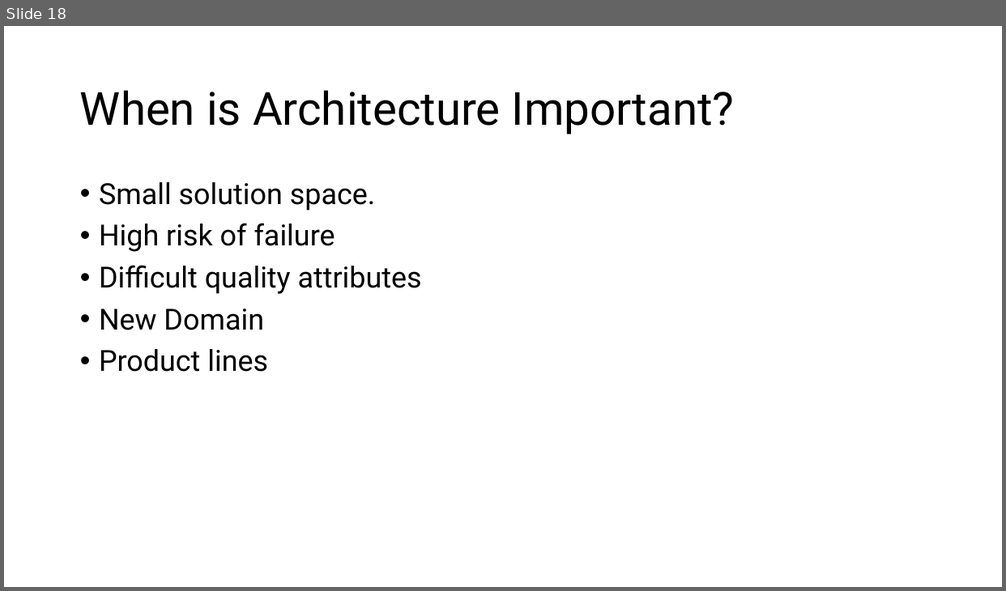
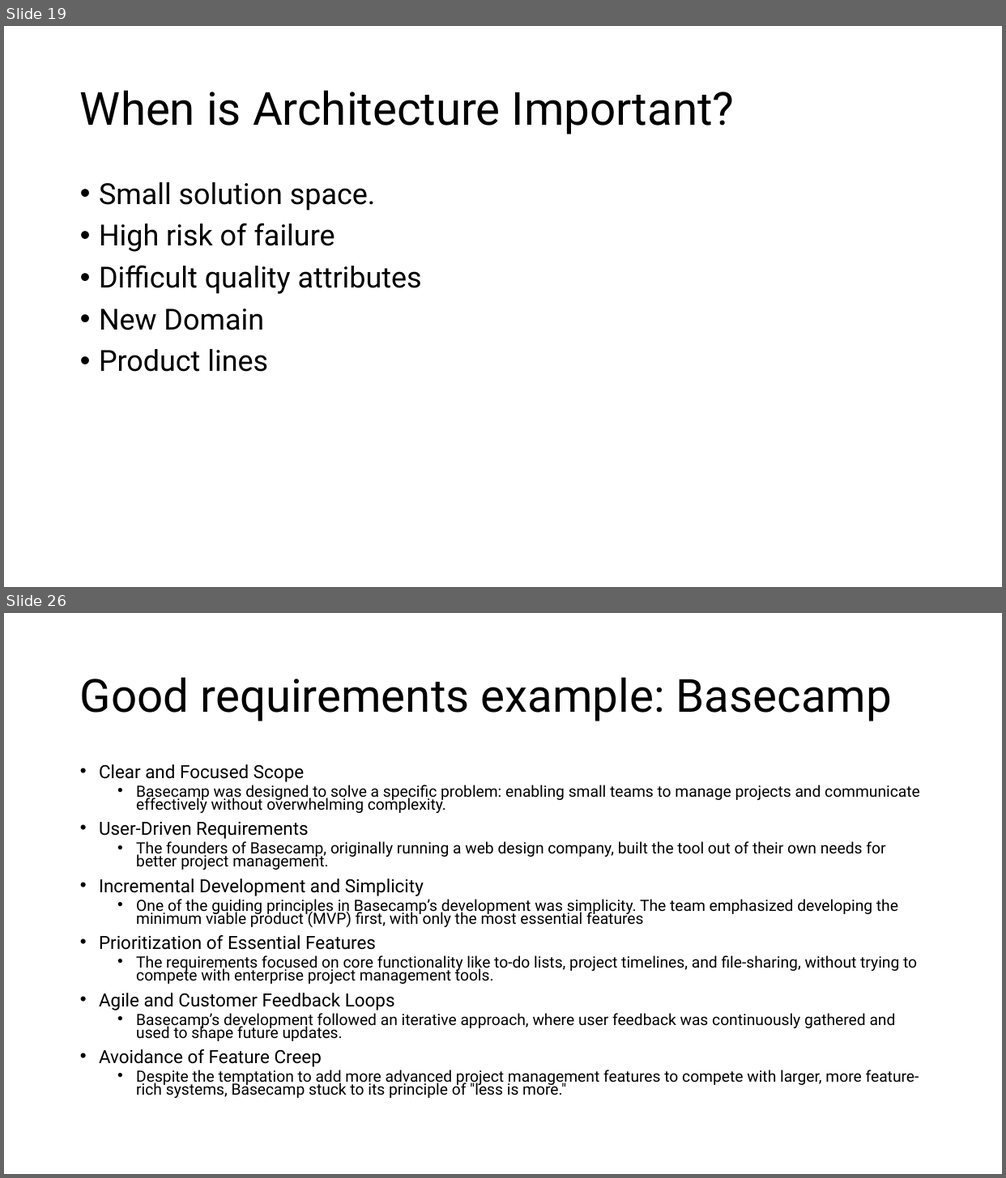
Before and after one commit to aregm/system-design-course, a slide deck: docs/Lecture 1.pptx. Shown one above the other, each under a label of ours: slide 18 before the commit, slides 19 and 26 after it; the slides between them are not shown. The pictures are 1006x591 and 1006x1178 pixels, drawn with LibreOffice and Linux fonts; fonts in the diff are those of the drawing. Boxes give left, top, right and bottom in pixels: in the first picture for what was removed or moved away, otherwise in the second. Text is boxed around its words. In the diff, an @@ line names an element or a change of style, - is before the commit and + after.

```diff
--- a/docs/Lecture 1.pptx
+++ b/docs/Lecture 1.pptx
@@ slide 26 added at bbox=[4, 613, 1002, 1174], background #FFFFFF @@
@@ title added at bbox=[80, 677, 892, 722], 44 pt, text #000000 @@
+Good requirements example: Basecamp
@@ text added at bbox=[99, 764, 920, 1098], 15 pt, text #000000 @@
+• Clear and Focused Scope
+  • Basecamp was designed to solve a specific problem: enabling small teams to manage projects and communicate effectively without overwhelming complexity.
+• User-Driven Requirements
+  • The founders of Basecamp, originally running a web design company, built the tool out of their own needs for better project management.
+• Incremental Development and Simplicity
+  • One of the guiding principles in Basecamp’s development was simplicity. The team emphasized developing the minimum viable product (MVP) first, with only the most essential features
+• Prioritization of Essential Features
+  • The requirements focused on core functionality like to-do lists, project timelines, and file-sharing, without trying to compete with enterprise project management tools.
+• Agile and Customer Feedback Loops
+  • Basecamp’s development followed an iterative approach, where user feedback was continuously gathered and used to shape future updates.
+• Avoidance of Feature Creep
+  • Despite the temptation to add more advanced project management features to compete with larger, more feature-rich systems, Basecamp stuck to its principle of "less is more."
@@ what was slide 18 is now slide 19 @@
```
Also in this commit, not shown: 3 slides changed, 18 other slides added, 1 slide removed.
